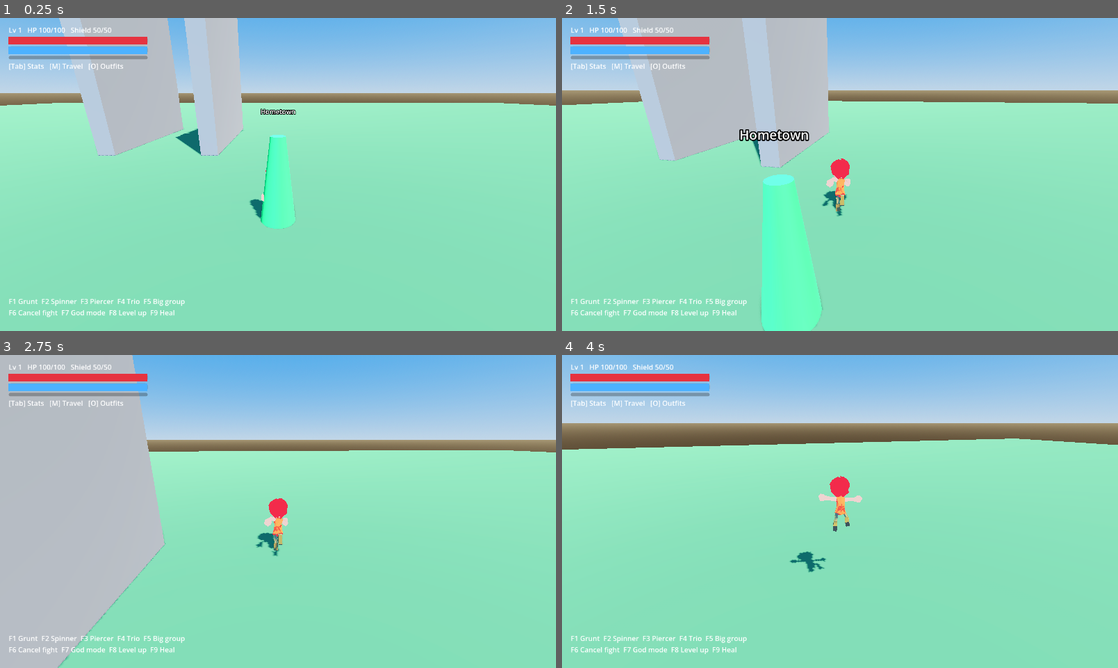
Above: before the commit, frames 1-4 (two rows, left to right).
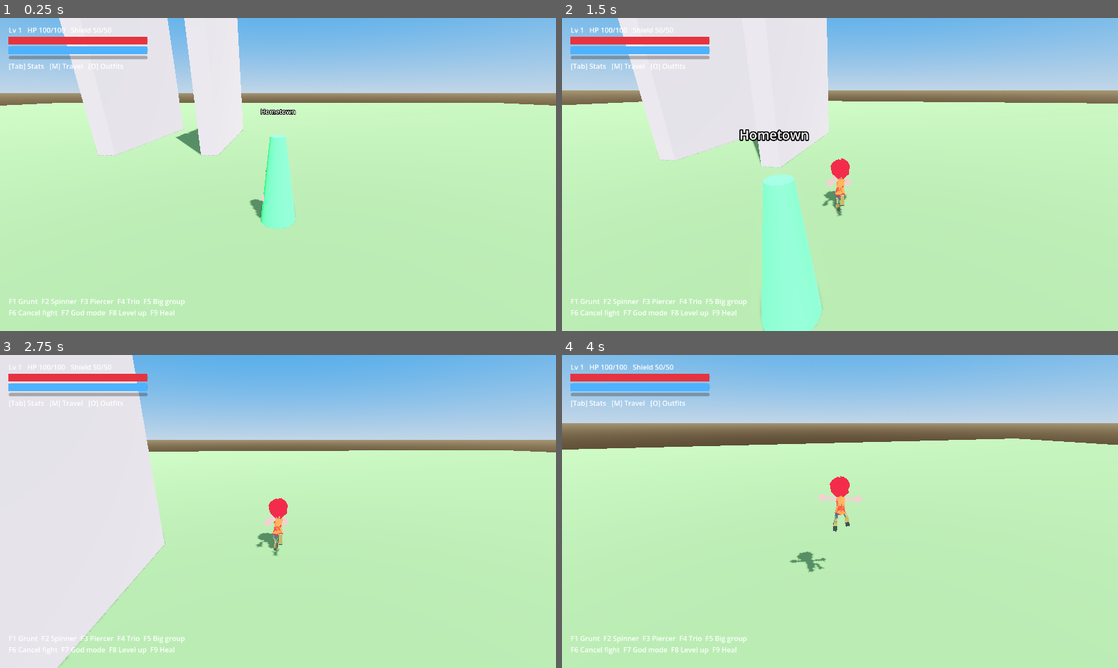
Above: after the commit, the same moments.

Repository: doggoanim/Krits
Game: Godot game, scene res://main.tscn
Same seed, same stepped clock (60 frames per second), same inputs: the game is played once before the commit and once after it.
Inputs (mouse positions are in pixels of both pictures, inside the frame that each line leads up to):
- Up to frame 1 (0.25 s): no input
- Up to frame 2 (1.5 s): tap Enter at 0.5 s; move the mouse to (867, 174) at 0.52 s; hold Ctrl (crouch_pound) 0.53-1.28 s; hold W (move_forward) from 0.53 s (still down); tap Space (jump) at 0.77 s; move the mouse to (812, 174) at 1.27 s; tap E (interact) at 1.35 s
- Up to frame 3 (2.75 s): keep holding W (move_forward); tap Space (jump) at 1.52 s; move the mouse to (289, 505) at 2.02 s; hold Shift (roll_dive) from 2.03 s (still down)
- Up to frame 4 (4 s): keep holding W (move_forward); move the mouse to (834, 517) at 2.77 s; release Shift (roll_dive) at 2.78 s; tap Ctrl (crouch_pound) at 2.85 s; tap Space (jump) at 3.02, 3.77 s; move the mouse to (878, 514) at 3.52 s; tap E (interact) at 3.6 s

The runs differ from the first frame. In frame 1, 79% of the frame differs, in the area x 0-100%, y 0-100%; in frame 2, 81%; in frame 3, 75%; in frame 4, 71%.

Commit message:
Stop the sky color from tinting the character/props
Ambient light was sourced straight from the sky (AMBIENT_SOURCE_SKY), so
a saturated blue sky bled a blue tint onto everything, including the
character model. Switched to a flat, near-neutral ambient_color
(new EnvironmentConfig field) via AMBIENT_SOURCE_COLOR instead — the sky
itself still looks blue, but it no longer colors the character's materials.

Diff:
--- a/main.gd
+++ b/main.gd
@@ -91,7 +91,10 @@
 	sky_mat.ground_bottom_color = cfg.ground_bottom_color
 	sky_mat.ground_horizon_color = cfg.ground_horizon_color
 	env.sky.sky_material = sky_mat
-	env.ambient_light_source = Environment.AMBIENT_SOURCE_SKY
+	# A flat, near-neutral ambient color (not sourced from the sky) so a vivid
+	# sky doesn't tint the character/props blue — only the sky itself is blue.
+	env.ambient_light_source = Environment.AMBIENT_SOURCE_COLOR
+	env.ambient_light_color = cfg.ambient_color
 	env.ambient_light_energy = cfg.ambient_energy
 
 	env.tonemap_mode = cfg.tonemap_mode
--- a/world/environment_config.gd
+++ b/world/environment_config.gd
@@ -25,6 +25,8 @@
 @export var ground_bottom_color := Color(0.28, 0.24, 0.19)
 @export var ground_horizon_color := Color(0.55, 0.5, 0.4)
 @export var ambient_energy := 0.9                    ## fill light so shadows stay soft, without washing everything out
+@export var ambient_color := Color(0.92, 0.92, 0.95)      ## near-neutral; kept separate from the sky's blue so it
+                                                            ## doesn't tint the character/props — only the sky itself is blue
 
 @export_group("Tonemap / Exposure")
 @export var tonemap_mode: Environment.ToneMapper = Environment.TONE_MAPPER_FILMIC
